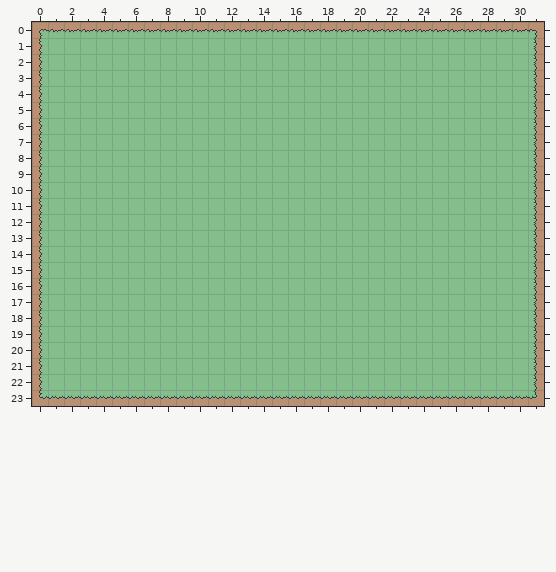
Tiled map (JSON), stored at public/assets/scenes/town.tmj. That is the earlier state.
Cells are 16x16 px. Shown: x 0..31, y 0..23.
And afterwards:
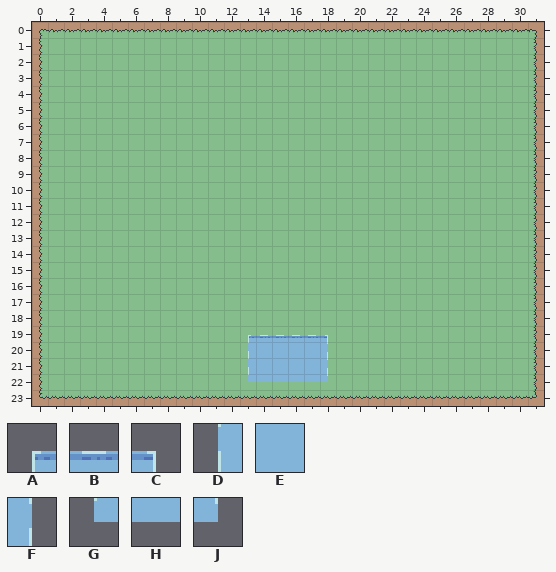
Key: from "water-spring-shallow-1": A 0 "water", B 1, C 2, D 5, E 6, F 7, G 10, H 11, J 12.
_ is an empty cell.
Tiles of an added or newly shown layer are drawn over the layers below it.
Difference:
Layer "Entity" (added):
y 19: x 13..18 ______ -> ABBBBC
y 20..21: x 13..18 ______ -> DEEEEF
y 22: x 13..18 ______ -> GHHHHJ
Pixel boxes of the changes (left, top, right, bottom) in both pictures:
added: (248, 335, 328, 382)
